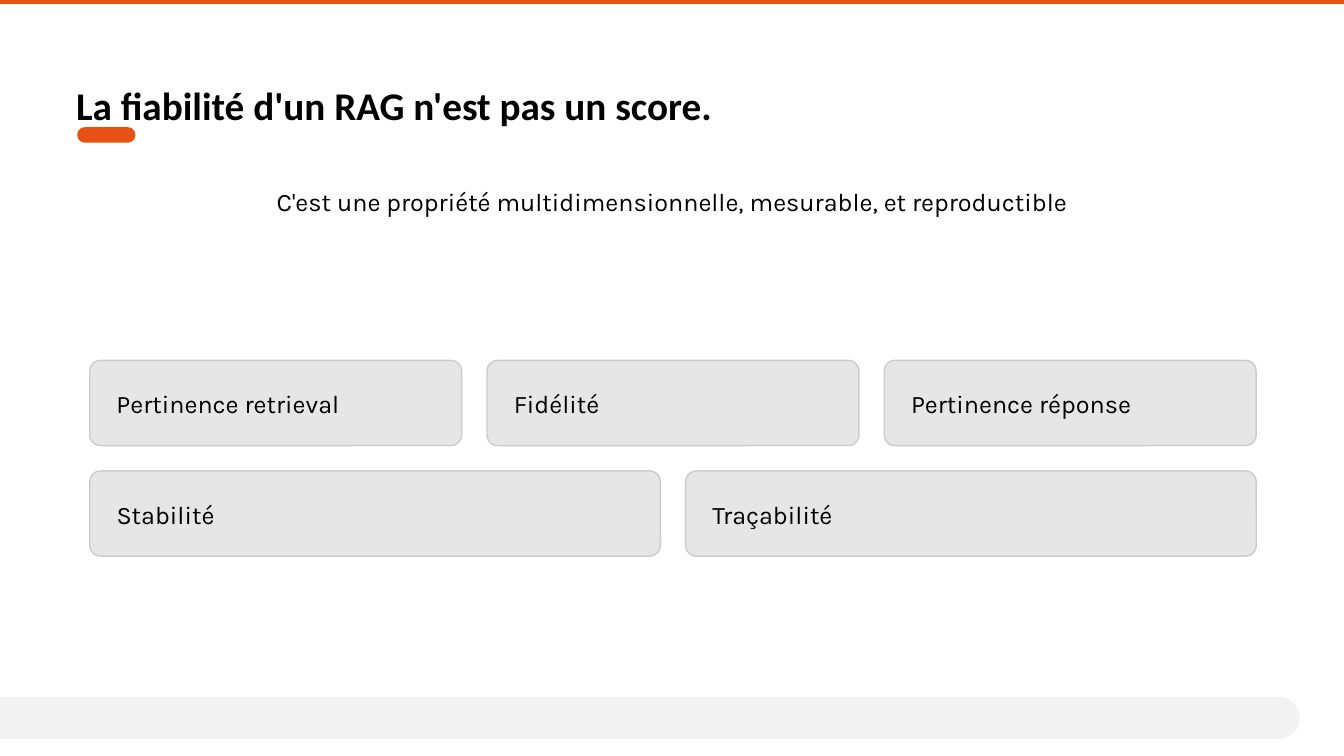
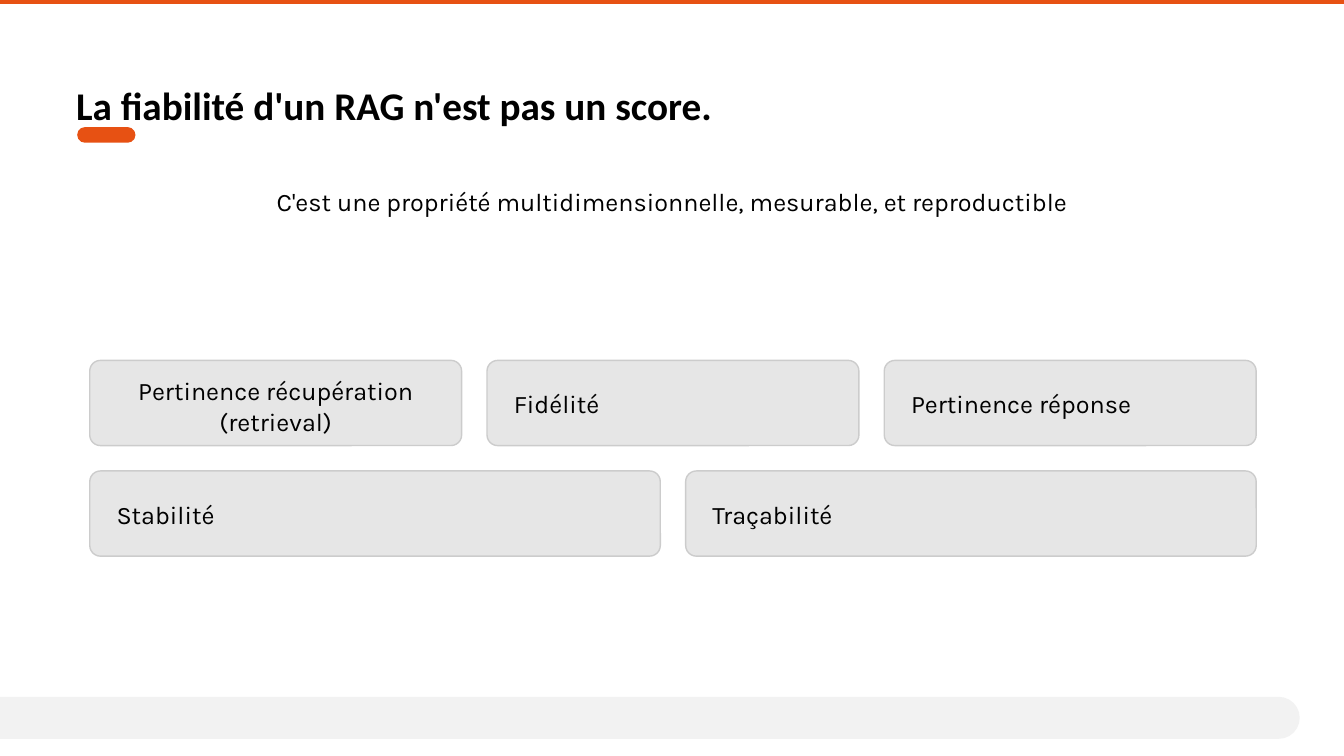
Before and after one commit to AurelienLELEU/memoire, a slide deck: slide 4 of Évaluer la cohérence et la fiabilité d'un système RAG en contexte industriel critique.pptx (slide 3 before the commit). Drawn at 1344x756 pixels with LibreOffice and Linux fonts; fonts in the diff are those of the drawing. Boxes give left, top, right and bottom in pixels: in the first picture for what was removed or moved away, otherwise in the second. Text is boxed around its words. In the diff, an @@ line names an element or a change of style, - is before the commit and + after.

```diff
--- a/Évaluer la cohérence et la fiabilité d'un système RAG en contexte industriel critique.pptx
+++ b/Évaluer la cohérence et la fiabilité d'un système RAG en contexte industriel critique.pptx
@@ text at (138, 381, 413, 434): text changed @@
-Pertinence retrieval
+Pertinence récupération (retrieval)
```
Also in this commit, not shown: 6 other slides changed, 2 slides added, 1 slide removed, 1 other file.
